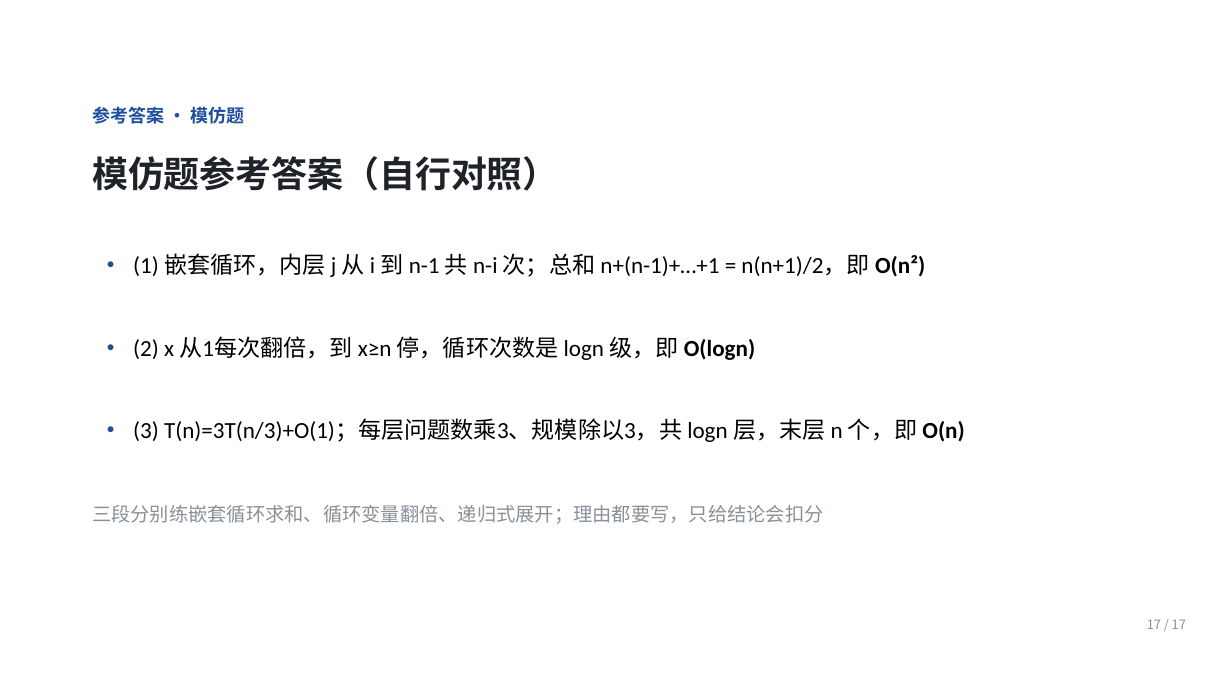
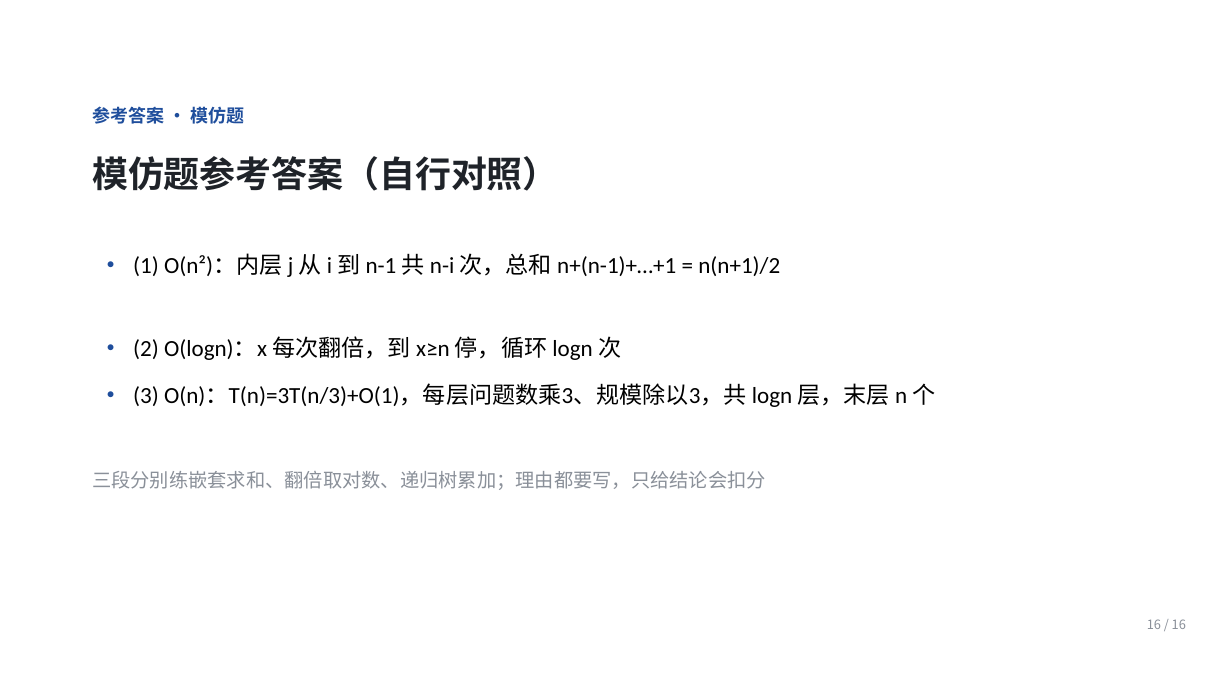
Before and after one commit to Ctrl1CandV/SpecialtyCourses, a slide deck: slide 16 of 课件/C2/C2-A-01/C2-A-01.pptx (slide 17 before the commit). Drawn at 1232x693 pixels with LibreOffice and Linux fonts; fonts in the diff are those of the drawing; background and template pictures are left out. Boxes give left, top, right and bottom in pixels: in the first picture for what was removed or moved away, otherwise in the second. Text is boxed around its words. In the diff, an @@ line names an element or a change of style, - is before the commit and + after.

```diff
--- a/课件/C2/C2-A-01/C2-A-01.pptx
+++ b/课件/C2/C2-A-01/C2-A-01.pptx
@@ text at (x1=133, y1=253, x2=780, y2=277): text changed @@
-• (1) 嵌套循环，内层 j 从 i 到 n-1 共 n-i 次；总和 n+(n-1)+…+1 = n(n+1)/2，即 O(n²)
+• (1) O(n²)：内层 j 从 i 到 n-1 共 n-i 次，总和 n+(n-1)+…+1 = n(n+1)/2
@@ text at (x1=133, y1=336, x2=621, y2=360): text changed @@
-• (2) x 从1每次翻倍，到 x≥n 停，循环次数是 logn 级，即 O(logn)
+• (2) O(logn)：x 每次翻倍，到 x≥n 停，循环 logn 次
@@ text at (x1=133, y1=383, x2=935, y2=407): text changed @@
-• (3) T(n)=3T(n/3)+O(1)；每层问题数乘3、规模除以3，共 logn 层，末层 n 个，即 O(n)
+• (3) O(n)：T(n)=3T(n/3)+O(1)，每层问题数乘3、规模除以3，共 logn 层，末层 n 个
@@ text at (x1=92, y1=471, x2=766, y2=490): text changed @@
-三段分别练嵌套循环求和、循环变量翻倍、递归式展开；理由都要写，只给结论会扣分
+三段分别练嵌套求和、翻倍取对数、递归树累加；理由都要写，只给结论会扣分
@@ text at (x1=1147, y1=619, x2=1186, y2=629): text changed @@
-17 / 17
+16 / 16
```
Also in this commit, not shown: 9 other slides changed, 6 slides added, 7 slides removed, 5 other files.
